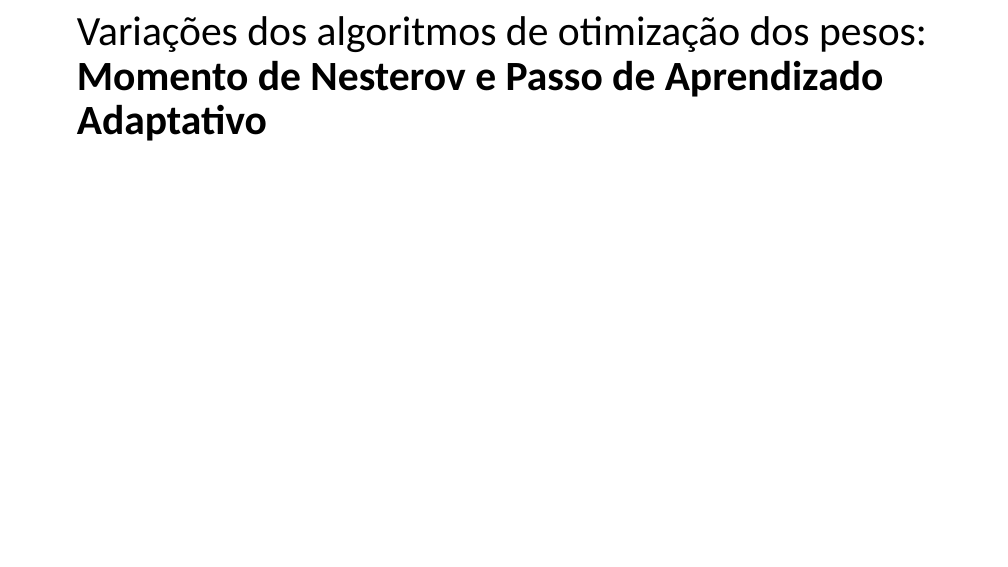
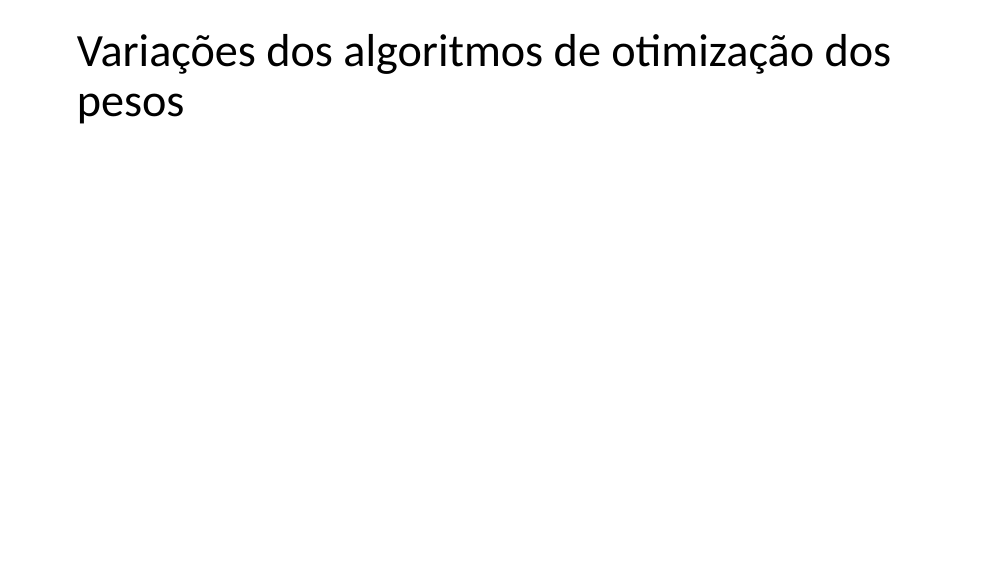
Before and after one commit to zz4fap/t320_aprendizado_de_maquina, a slide deck: slide 13 of slides/T320_Redes_Neurais_Artificiais (Parte IV).pptx (slide 14 before the commit). Drawn at 1008x567 pixels with LibreOffice and Linux fonts; fonts in the diff are those of the drawing; grey boxes stand for pictures. Boxes give left, top, right and bottom in pixels: in the first picture for what was removed or moved away, otherwise in the second. Text is boxed around its words. In the diff, an @@ line names an element or a change of style, - is before the commit and + after.

```diff
--- a/slides/T320_Redes_Neurais_Artificiais (Parte IV).pptx
+++ b/slides/T320_Redes_Neurais_Artificiais (Parte IV).pptx
@@ title at bbox=[77, 34, 892, 124]: text changed; size 39.6 to 44 pt; bold off @@
-Variações dos algoritmos de otimização dos pesos: Momento de Nesterov e Passo de Aprendizado Adaptativo
+Variações dos algoritmos de otimização dos pesos
```
Also in this commit, not shown: 9 other slides changed, 1 slide removed.
